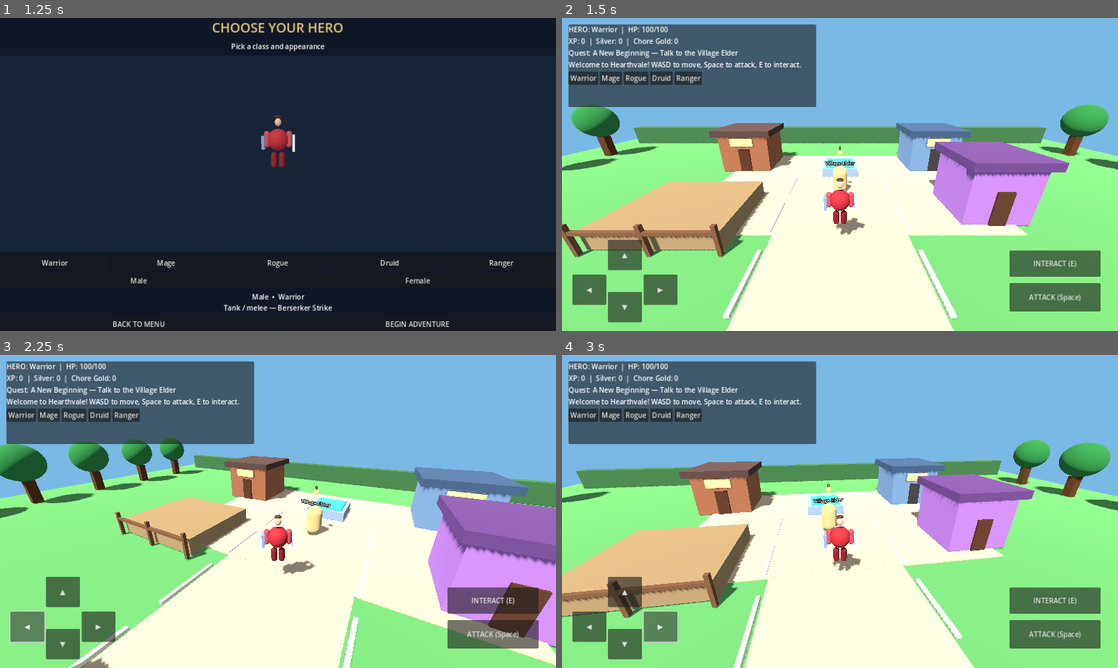
Above: before the commit, frames 1-4 (two rows, left to right).
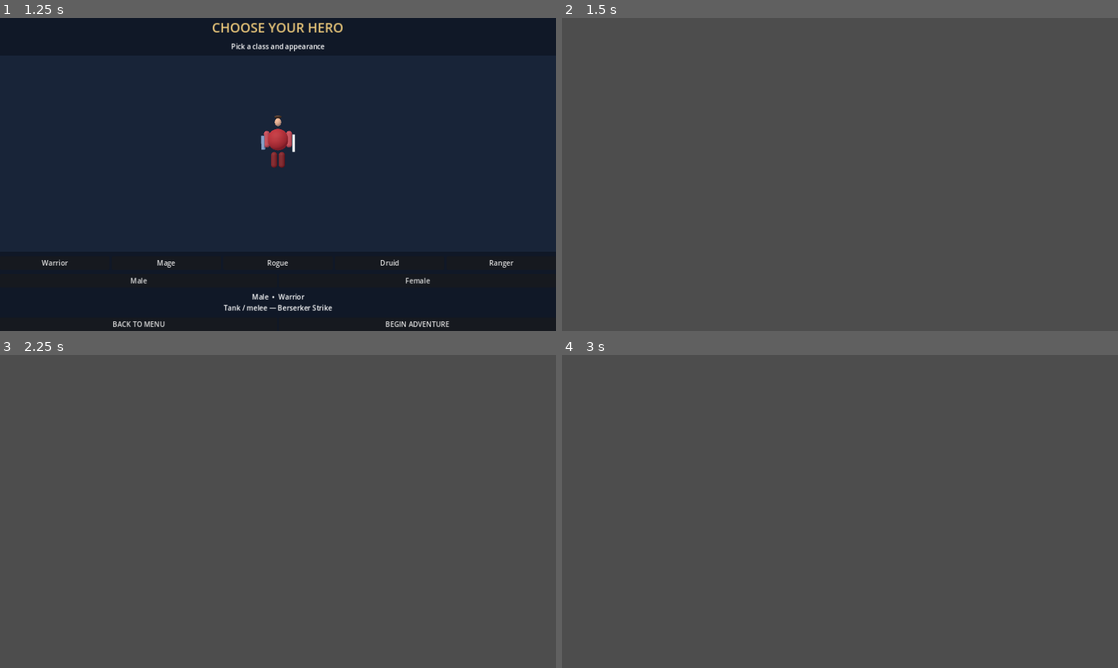
Above: after the commit, the same moments.

Repository: joeywhipple5-dot/Family-Quest
Game: Godot game, scene res://scenes/MainMenu.tscn
Two runs of this game, one before a commit and one after it. Both use one fixed random seed, a clock stepped at 60 frames per second and the inputs below.
Inputs (mouse positions are in pixels of both pictures, inside the frame that each line leads up to):
- Up to frame 1 (1.25 s): click "▶ PLAY" at 0.5 s
- Up to frame 2 (1.5 s): click "BEGIN ADVENTURE" at 1.25 s
- Up to frame 3 (2.25 s): click (27, 627) at 2 s, where only the run before the commit has a clickable "◀"
- Up to frame 4 (3 s): click (662, 627) at 2.75 s, where only the run before the commit has a clickable "▶"

Frame 1 is identical in both runs. In frame 2, 99% of the frame differs, in the area x 0-100%, y 0-100%; in frame 3, 99%; in frame 4, 99%.
Error after the commit: Parse Error: Could not preload resource script "res://player.gd". (res://main.gd:3)

Commit message:
Incorporate joystick input into player movement
Added joystick input handling to the movement direction.

Diff:
--- a/player.gd
+++ b/player.gd
@@ -137,12 +137,19 @@
 
 func _physics_process(delta: float) -> void:
     # Read the existing touchscreen and keyboard actions.
-    var input_dir := Vector2(
-        Input.get_action_strength("move_right")
-        - Input.get_action_strength("move_left"),
-        Input.get_action_strength("move_back")
-        - Input.get_action_strength("move_forward")
-    )
+
+var input_dir := Vector2(
+    Input.get_action_strength("move_right")
+    - Input.get_action_strength("move_left"),
+    Input.get_action_strength("move_back")
+    - Input.get_action_strength("move_forward")
+)
+
+input_dir += joystick_input
+
+if input_dir.length_squared() > 1.0:
+    input_dir = input_dir.normalized()
+
 
     # Prevent diagonal movement from being faster.
     if input_dir.length_squared() > 1.0:
